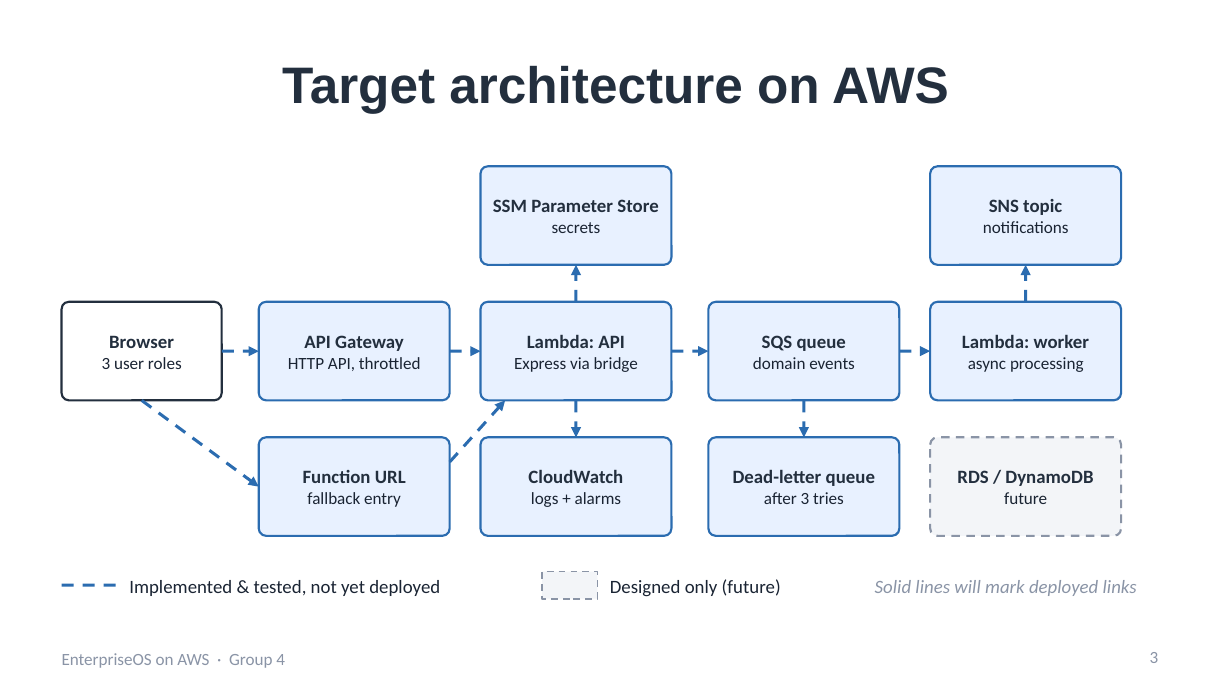
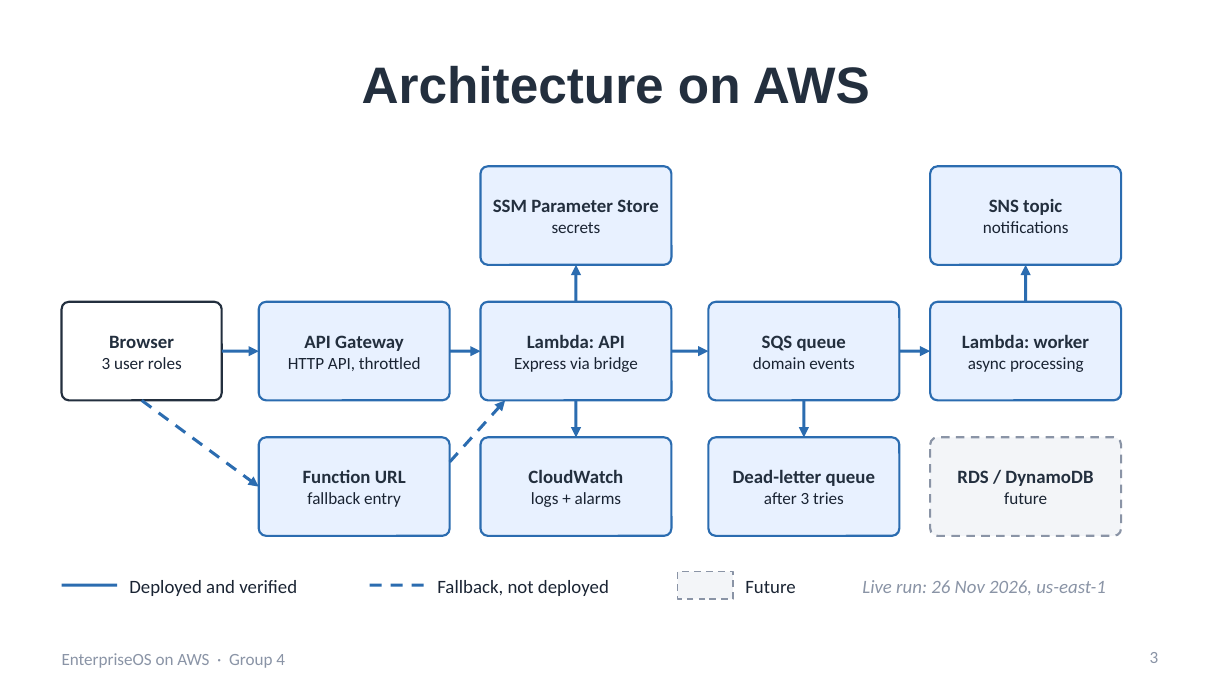
Before and after one commit to Ak7950/EnterpriseOS-AWS-Cloud, a slide deck: slide 3 of presentation/EnterpriseOS-AWS-Presentation.pptx. Drawn at 1232x693 pixels with LibreOffice and Linux fonts; fonts in the diff are those of the drawing. Boxes give left, top, right and bottom in pixels: in the first picture for what was removed or moved away, otherwise in the second. Text is boxed around its words. In the diff, an @@ line names an element or a change of style, - is before the commit and + after.

```diff
--- a/presentation/EnterpriseOS-AWS-Presentation.pptx
+++ b/presentation/EnterpriseOS-AWS-Presentation.pptx
@@ title at (362, 65, 870, 104): text changed @@
-Target architecture on AWS
+Architecture on AWS
@@ arrow (575, 302) - (575, 265): stroke #2B6CB0 1.75 pt dashed to #2B6CB0 1.75 pt @@
@@ arrow (1025, 302) - (1025, 265): stroke #2B6CB0 1.75 pt dashed to #2B6CB0 1.75 pt @@
@@ arrow (222, 351) - (259, 351): stroke #2B6CB0 1.75 pt dashed to #2B6CB0 1.75 pt @@
@@ arrow (450, 351) - (480, 351): stroke #2B6CB0 1.75 pt dashed to #2B6CB0 1.75 pt @@
@@ arrow (671, 351) - (708, 351): stroke #2B6CB0 1.75 pt dashed to #2B6CB0 1.75 pt @@
@@ arrow (899, 351) - (930, 351): stroke #2B6CB0 1.75 pt dashed to #2B6CB0 1.75 pt @@
@@ arrow (575, 400) - (575, 437): stroke #2B6CB0 1.75 pt dashed to #2B6CB0 1.75 pt @@
@@ arrow (804, 400) - (804, 437): stroke #2B6CB0 1.75 pt dashed to #2B6CB0 1.75 pt @@
@@ line (62, 585) - (117, 585): stroke #2B6CB0 1.75 pt dashed to #2B6CB0 1.75 pt @@
@@ text at (129, 580, 297, 596): text changed @@
-Implemented & tested, not yet deployed
+Deployed and verified
@@ line added from (370, 585) to (425, 585), #2B6CB0 1.75 pt dashed @@
@@ text added at (437, 580, 609, 596), 11 pt, text #1A2433 @@
+Fallback, not deployed
@@ rectangle: place and size @@
-rectangle at (542, 572, 598, 599)
+rectangle at (678, 572, 733, 599)
@@ text at (745, 581, 795, 593): text changed @@
-Designed only (future)
+Future
@@ text at (862, 580, 1106, 595): text changed @@
-Solid lines will mark deployed links
+Live run: 26 Nov 2026, us-east-1
```
Also in this commit, not shown: 3 other slides changed, 14 other files.
